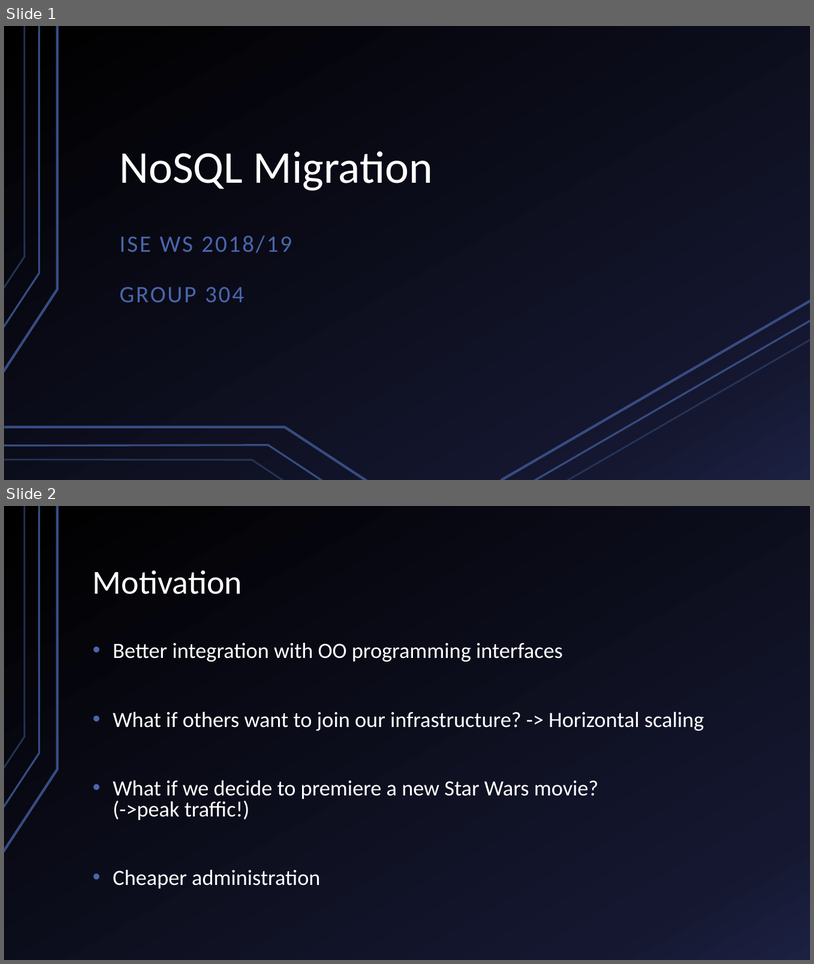
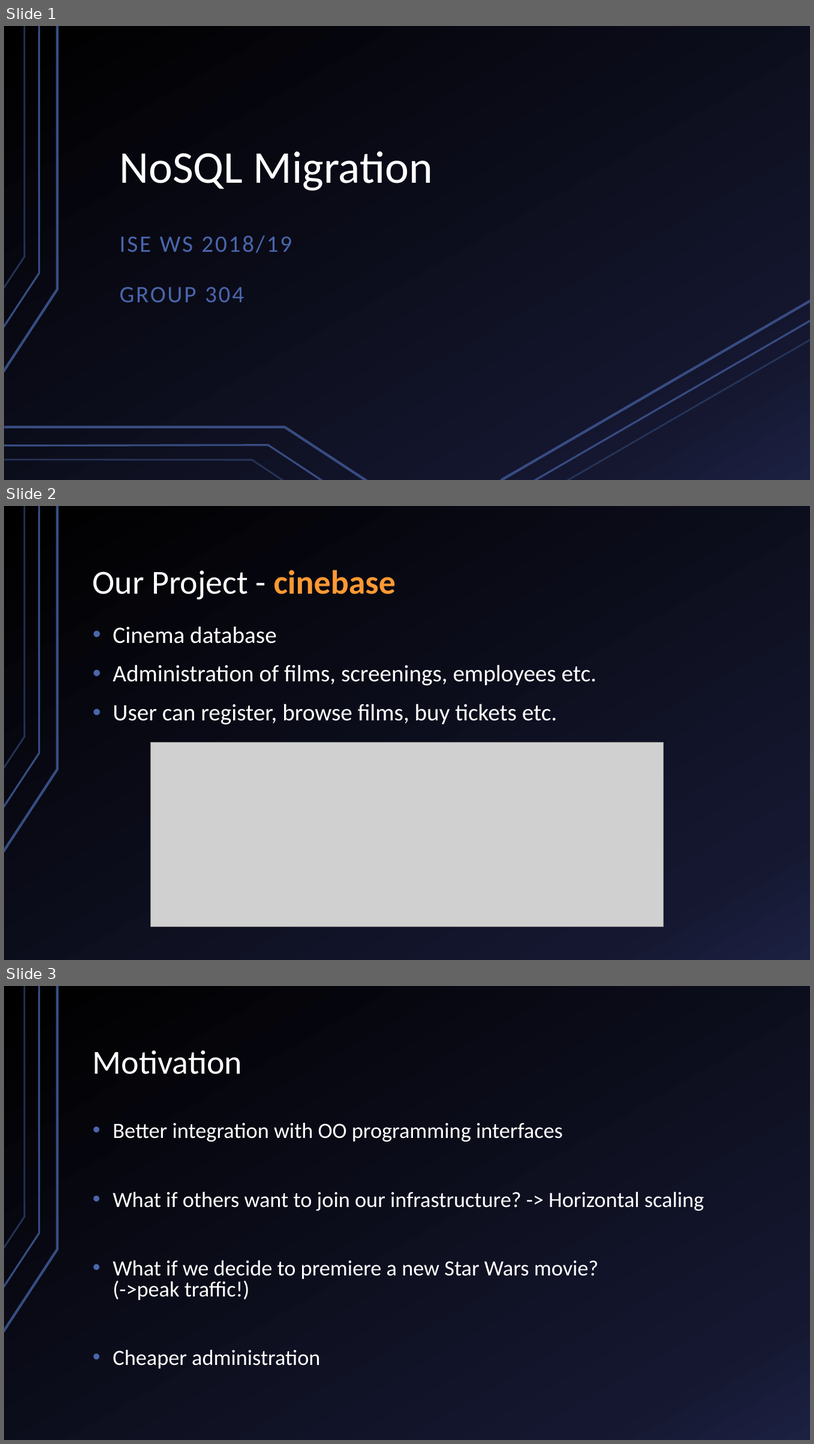
Before and after one commit to utzn42/Cinebase-IMSE-WS2018-, a slide deck: praesi.pptx. Shown one above the other, each under a label of ours: slides 1 and 2 before the commit, slides 1, 2 and 3 after it. The pictures are 814x964 and 814x1444 pixels, drawn with LibreOffice and Linux fonts; fonts in the diff are those of the drawing; grey boxes stand for pictures. Boxes give left, top, right and bottom in pixels: in the first picture for what was removed or moved away, otherwise in the second. Text is boxed around its words. In the diff, an @@ line names an element or a change of style, - is before the commit and + after.

Commit message:
added slide to presentation

```diff
--- a/praesi.pptx
+++ b/praesi.pptx
@@ slide 2 added at (x1=4, y1=506, x2=810, y2=960), background gradient #000000 to #151831 to #1D2042; not listed: 3 template elements that a slide beside it also shows @@
@@ title added at (x1=93, y1=570, x2=396, y2=600), 40 pt, text #FFFFFF @@
+Our Project - cinebase
@@ text added at (x1=113, y1=626, x2=597, y2=724), 28 pt, text #FFFFFF @@
+• Cinema database
+• Administration of films, screenings, employees etc.
+• User can register, browse films, buy tickets etc.
@@ picture added at (x1=151, y1=742, x2=664, y2=927) @@
@@ what was slide 2 is now slide 3 @@
```
